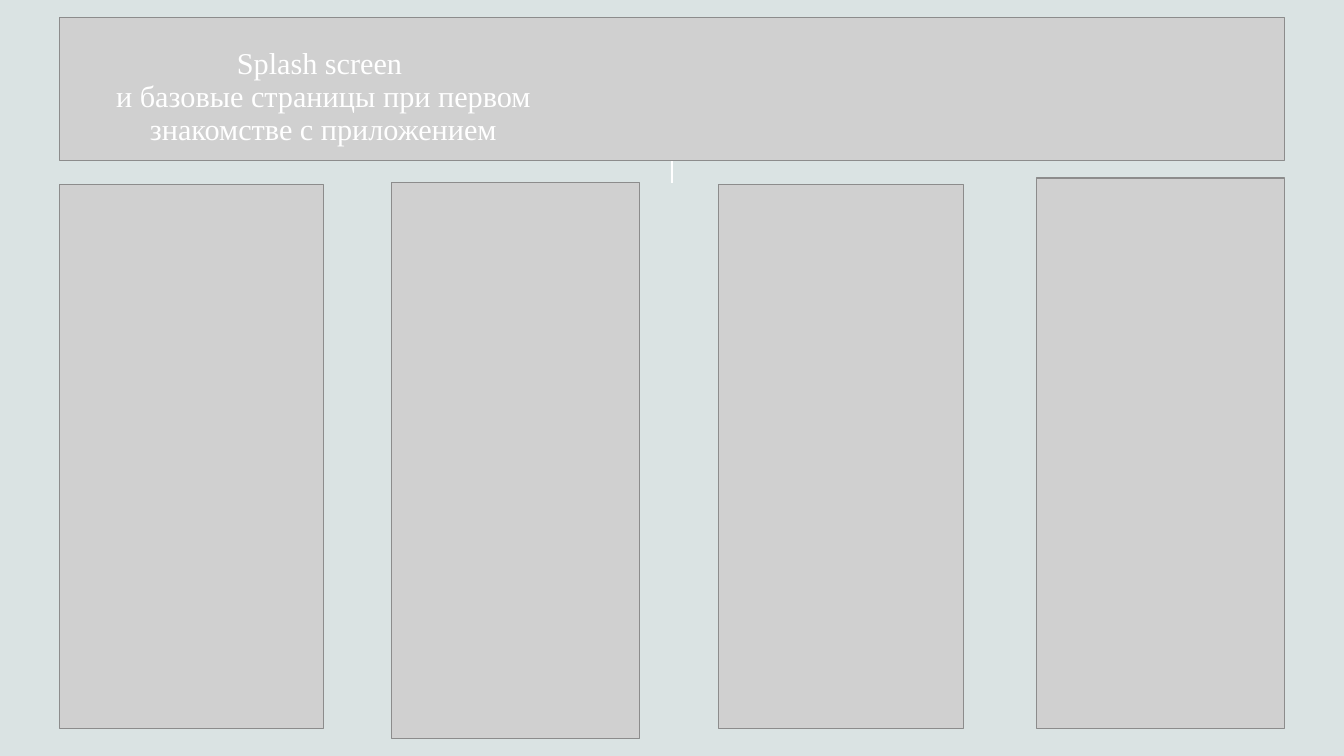
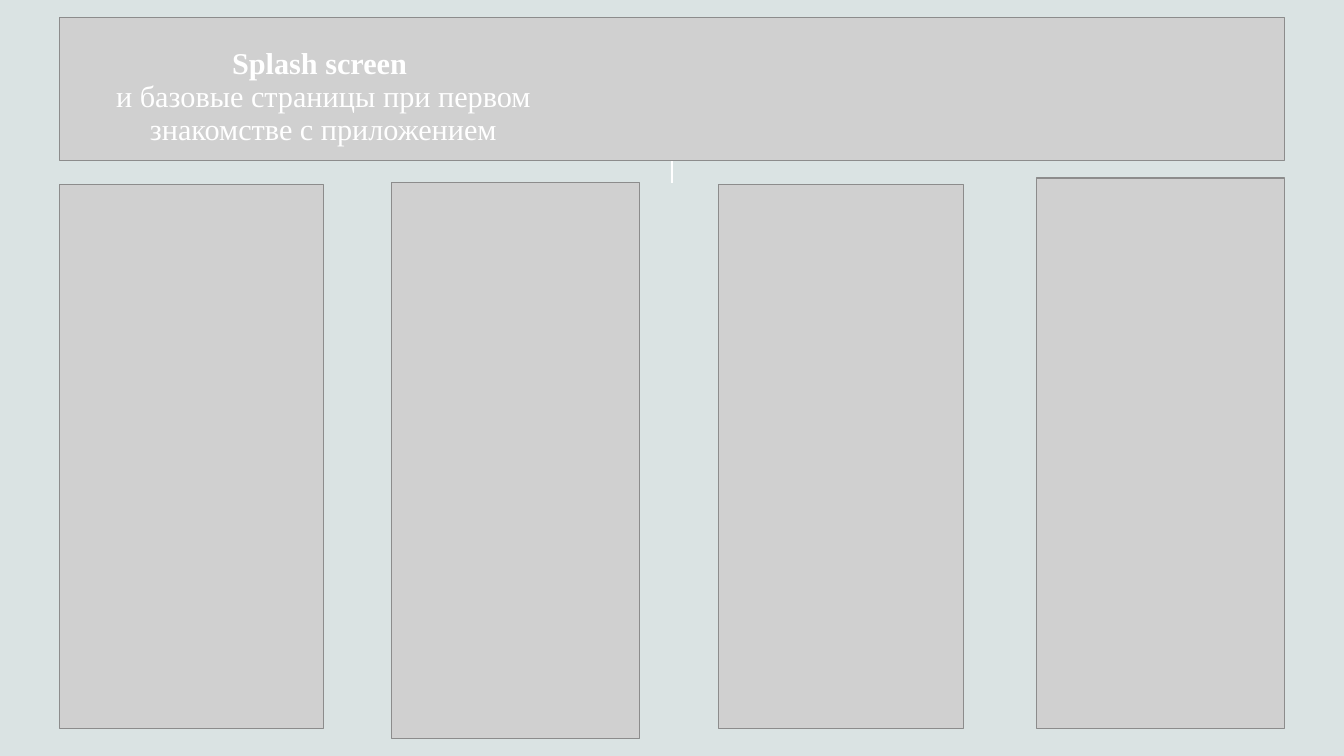
Before and after one commit to ogkama/LangByMobile, a slide deck: slide 2 of Газизов К.И. БВТ2003.pptx. Drawn at 1344x756 pixels with LibreOffice and Linux fonts; fonts in the diff are those of the drawing; grey boxes stand for pictures. Boxes give left, top, right and bottom in pixels: in the first picture for what was removed or moved away, otherwise in the second. Text is boxed around its words. In the diff, an @@ line names an element or a change of style, - is before the commit and + after.

Commit message:
2 commit

```diff
--- a/Газизов К.И. БВТ2003.pptx
+++ b/Газизов К.И. БВТ2003.pptx
@@ title "Splash screen и базовые страницы ..." at (116, 53, 530, 145): bold on in "Splash screen" @@
```
